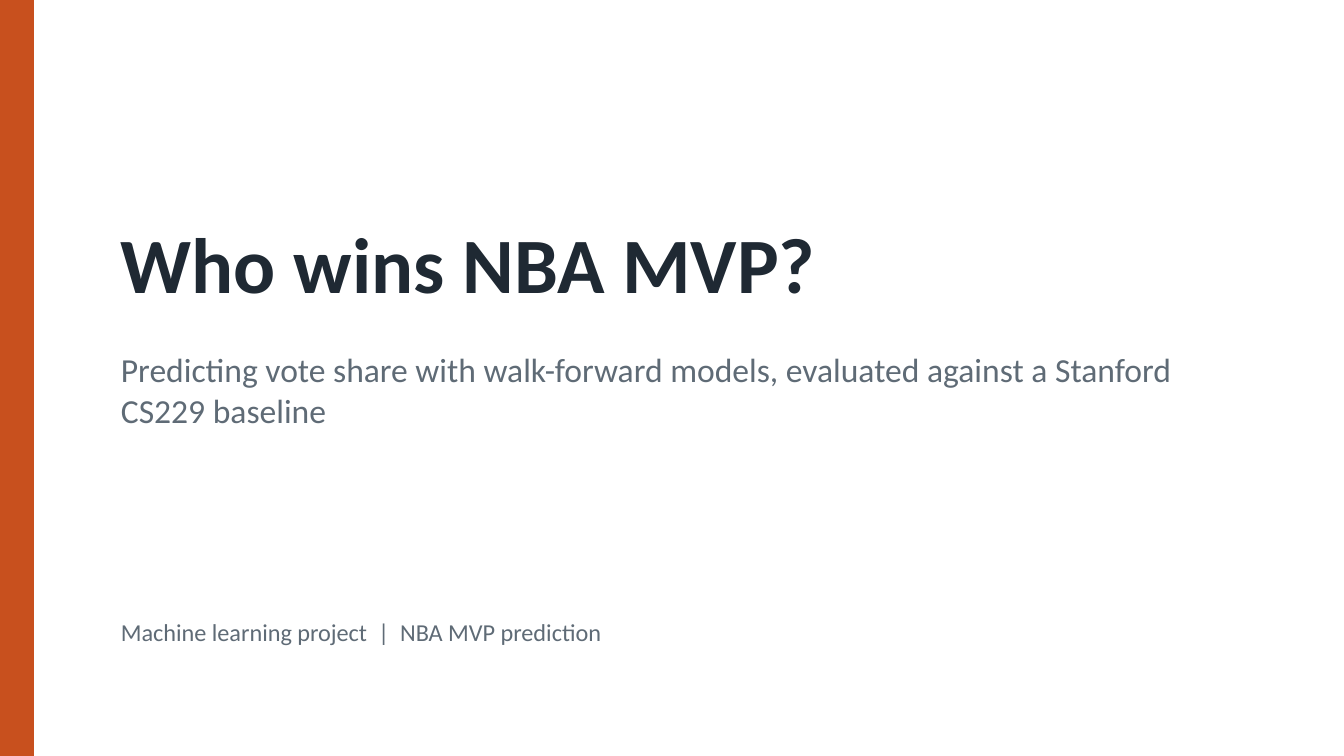
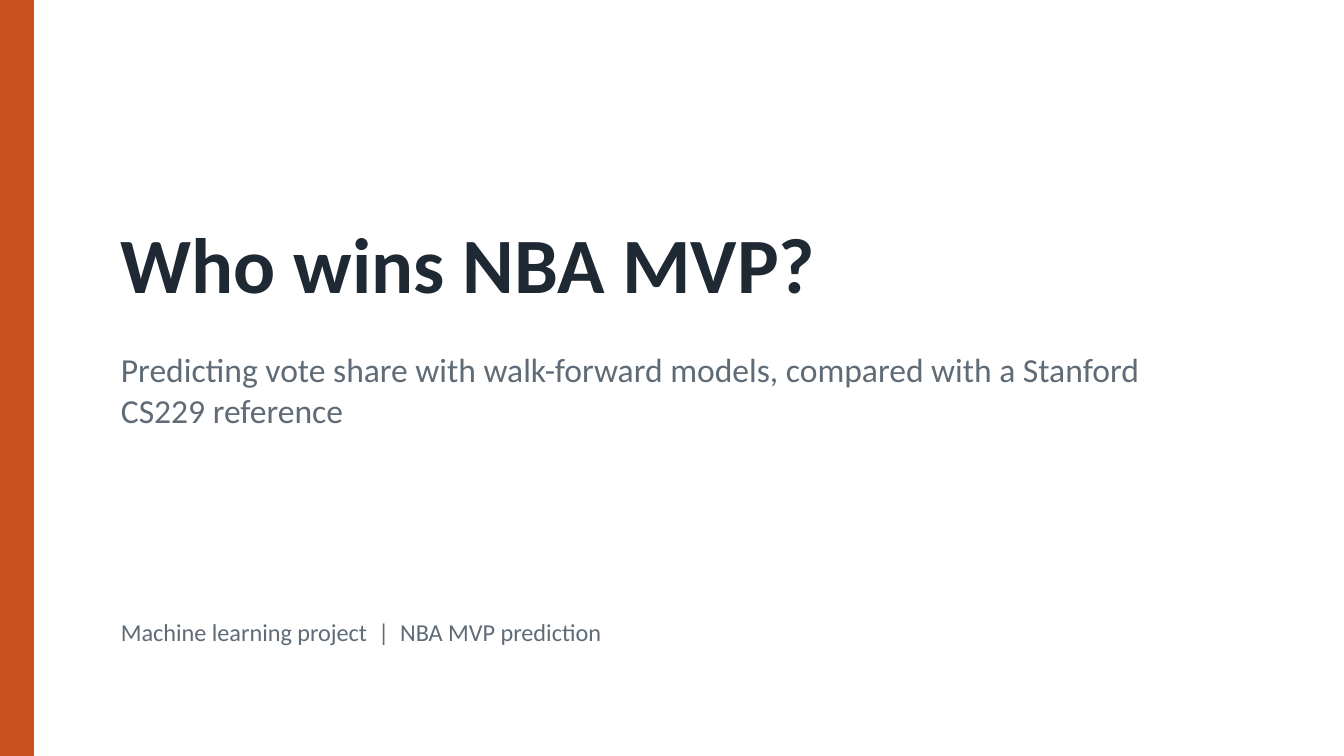
Before and after one commit to arayanajain/NBA-MVP-Prediction, a slide deck: slide 1 of NBA_MVP_Prediction.pptx. Drawn at 1344x756 pixels with LibreOffice and Linux fonts; fonts in the diff are those of the drawing. Boxes give left, top, right and bottom in pixels: in the first picture for what was removed or moved away, otherwise in the second. Text is boxed around its words. In the diff, an @@ line names an element or a change of style, - is before the commit and + after.

```diff
--- a/NBA_MVP_Prediction.pptx
+++ b/NBA_MVP_Prediction.pptx
@@ text at (x1=121, y1=358, x2=1139, y2=423): text changed @@
-Predicting vote share with walk-forward models, evaluated against a Stanford CS229 baseline
+Predicting vote share with walk-forward models, compared with a Stanford CS229 reference
```
Also in this commit, not shown: 3 other slides changed, 6 slides added, 2 slides removed.
